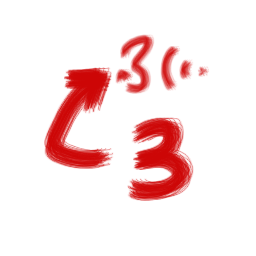
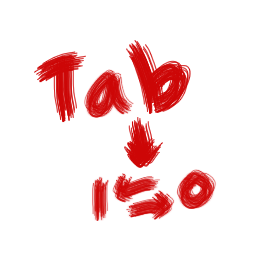
Revision of a layered (256, 256) image; what changed, layer by layer:
added layer "Layer 10" above "Layer 7" over [34,40,217,221]
hid "Layer 6" over [44,34,210,201]
showed "Layer 3" over [34,34,217,221]
hid "Layer 2" over [34,34,217,221]
